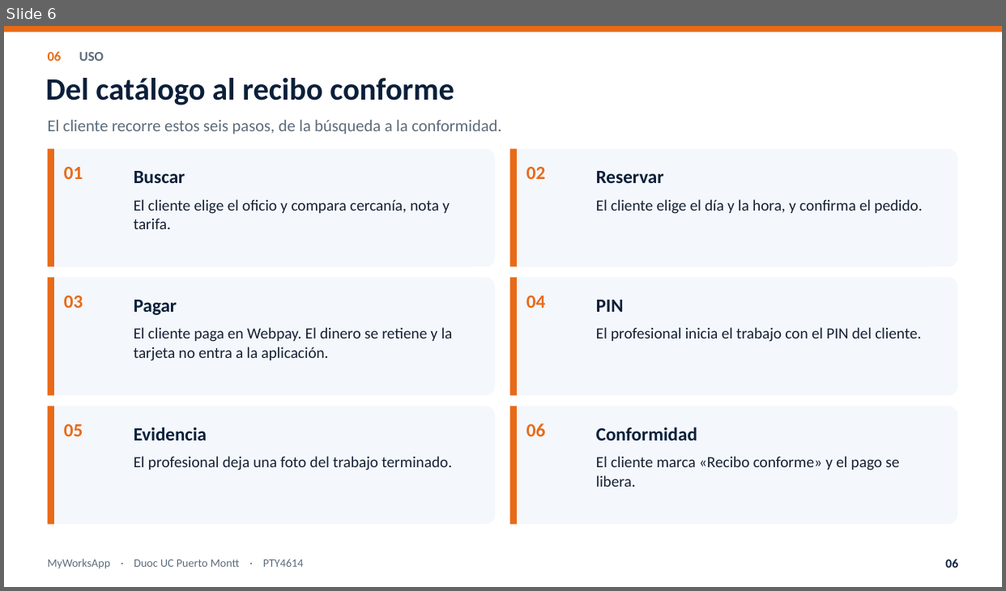
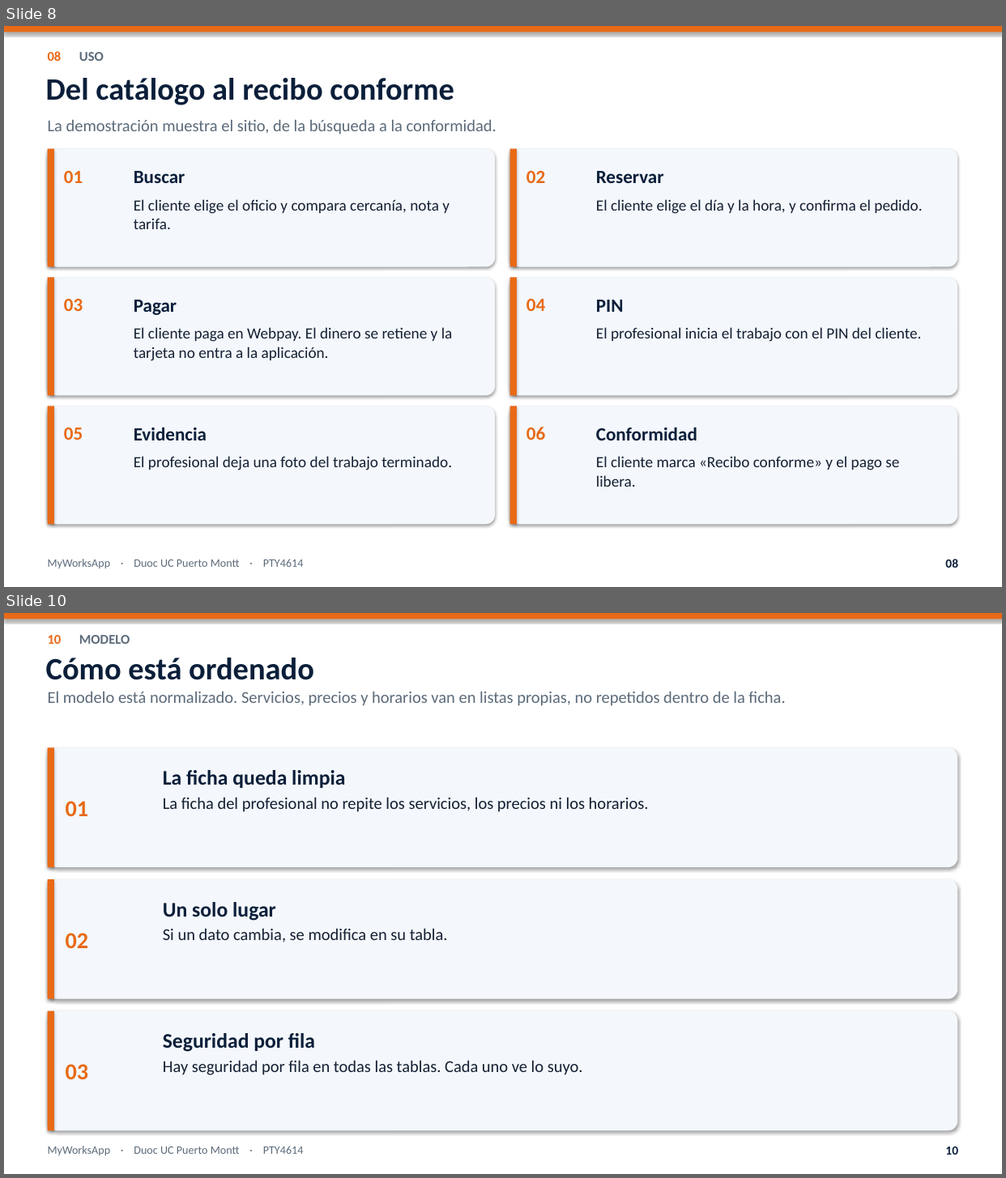
Before and after one commit to nicoussj/Proyecto-Titulo-MyWorksApp, a slide deck: Fase 2/Presentacion_final_MyWorksApp.pptx. Shown one above the other, each under a label of ours: slide 6 before the commit, slides 8 and 10 after it; the slides between them are not shown. The pictures are 1006x591 and 1006x1178 pixels, drawn with LibreOffice and Linux fonts; fonts in the diff are those of the drawing. Boxes give left, top, right and bottom in pixels: in the first picture for what was removed or moved away, otherwise in the second. Text is boxed around its words. In the diff, an @@ line names an element or a change of style, - is before the commit and + after.

```diff
--- a/Fase 2/Presentacion_final_MyWorksApp.pptx
+++ b/Fase 2/Presentacion_final_MyWorksApp.pptx
@@ slide 10 added at [4,613,1002,1174], background #FFFFFF @@
@@ rectangle added at [4,613,1002,619], fill #E86A17 @@
@@ text added at [48,635,130,644], 13 pt, text #5C6B7A, bold @@
+10 MODELO
@@ text added at [46,658,314,680], 30 pt, text #0B1F3A, bold @@
+Cómo está ordenado
@@ text added at [48,691,785,706], 16 pt, text #5C6B7A @@
+El modelo está normalizado. Servicios, precios y horarios van en listas propias, no repetidos dentro de la ficha.
@@ rounded rectangle added at [48,747,957,867], fill #F4F7FB @@
@@ rectangle added at [48,747,54,867], fill #E86A17 @@
@@ text added at [163,770,345,788], 20 pt, text #0B1F3A, bold @@
+La ficha queda limpia
@@ text added at [66,801,89,816], 22 pt, text #E86A17, bold @@
+01
@@ text added at [163,797,649,812], 16 pt, text #142033 @@
+La ficha del profesional no repite los servicios, los precios ni los horarios.
@@ rounded rectangle added at [48,879,957,999], fill #F4F7FB @@
@@ rectangle added at [48,879,54,999], fill #E86A17 @@
@@ text added at [163,902,276,921], 20 pt, text #0B1F3A, bold @@
+Un solo lugar
@@ text added at [163,928,448,943], 16 pt, text #142033 @@
+Si un dato cambia, se modifica en su tabla.
@@ text added at [66,933,89,948], 22 pt, text #E86A17, bold @@
+02
@@ rounded rectangle added at [48,1012,957,1131], fill #F4F7FB @@
@@ rectangle added at [48,1012,54,1131], fill #E86A17 @@
@@ text added at [163,1033,315,1052], 20 pt, text #0B1F3A, bold @@
+Seguridad por fila
@@ text added at [66,1064,89,1080], 22 pt, text #E86A17, bold @@
+03
@@ text added at [163,1060,583,1076], 16 pt, text #142033 @@
+Hay seguridad por fila en todas las tablas. Cada uno ve lo suyo.
@@ text added at [48,1146,304,1157], 11 pt, text #5C6B7A @@
+MyWorksApp · Duoc UC Puerto Montt · PTY4614
@@ text added at [945,1147,958,1155], 12 pt, text #0B1F3A, bold @@
+10
@@ what was slide 6 is now slide 8 @@
@@ slide 8 changed as well @@
@@ text at [48,51,104,61]: text changed @@
-06 USO
+08 USO
@@ text at [48,119,496,135]: text changed @@
-El cliente recorre estos seis pasos, de la búsqueda a la conformidad.
+La demostración muestra el sitio, de la búsqueda a la conformidad.
@@ shadow on in 13 elements at [4,26,1002,32], [48,149,495,267], [48,149,54,267], [510,149,957,267], [510,149,517,267], [48,278,495,396], [48,278,54,396], [510,278,957,396], [510,278,517,396], [48,407,495,525], [48,407,54,525], [510,407,957,525], [510,407,517,525] @@
@@ vertical alignment top to middle in 6 elements at [64,171,83,183], [526,171,545,183], [64,299,83,311], [526,299,545,311], [64,428,83,440], [526,427,545,440] @@
@@ text at [945,559,958,568]: text changed @@
-06
+08
```
Also in this commit, not shown: 10 other slides changed, 3 other slides added, 2 slides removed, 3 other files.
